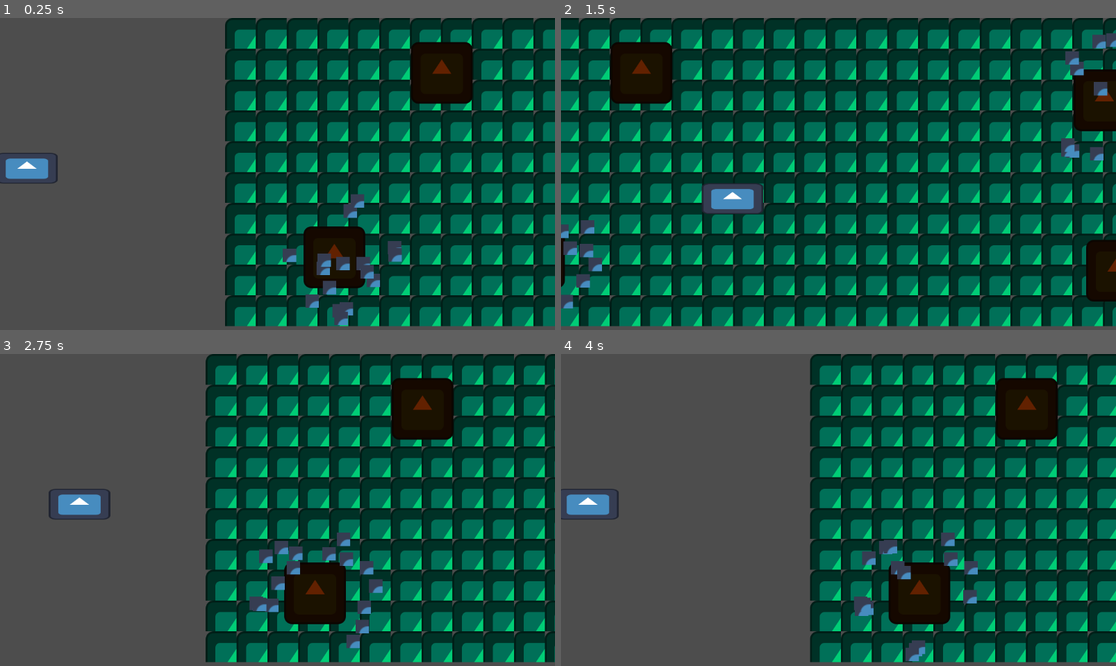
Above: before the commit, frames 1-4 (two rows, left to right).
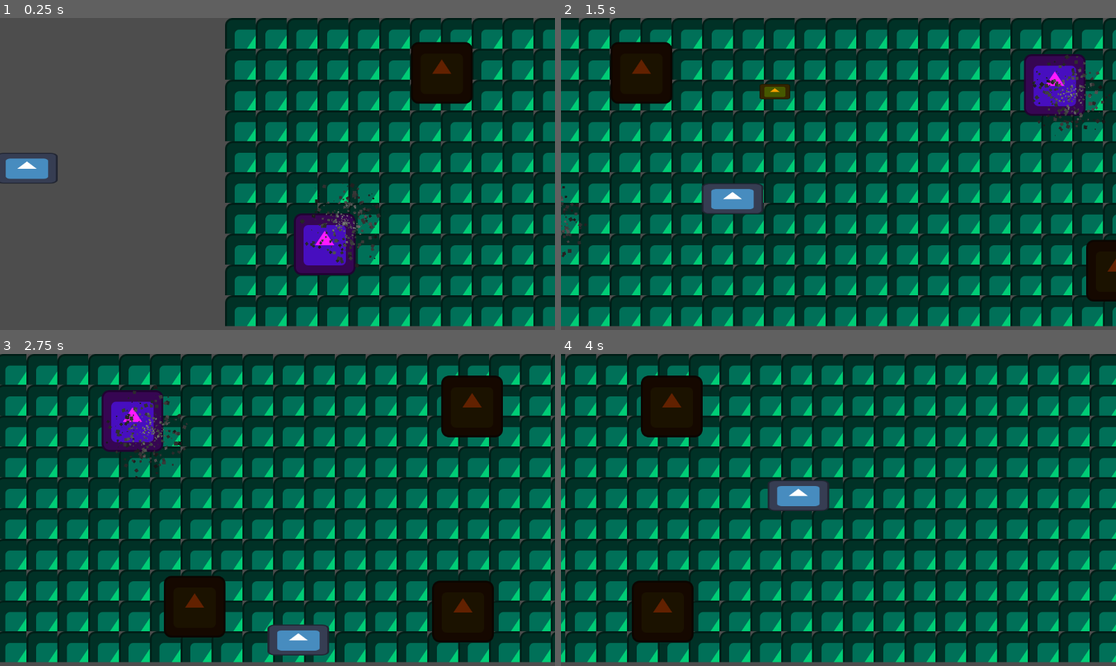
Above: after the commit, the same moments.

Repository: UHSGDC/alfred-the-dipping-bird
Game: Godot game, scene res://scenes/chicago/chicago_minigame.tscn
Two runs of this game, one before a commit and one after it. Both use one fixed random seed, a clock stepped at 60 frames per second and the inputs below. The engine's default icon, where the game draws it, is replaced by a stand-in: a white triangle on a blue panel in a dark square.
Inputs:
- Up to frame 1 (0.25 s): no input
- Up to frame 2 (1.5 s): tap Enter (minigame_tester_reinstance) at 0.5, 1.35 s; hold D (right) 0.53-1.28 s; hold Backspace (minigame_tester_end) 0.53-1.28 s; hold S (down) from 1.28 s (still down)
- Up to frame 3 (2.75 s): release S (down) at 2.03 s; hold D (right) from 2.03 s (still down); hold Backspace (minigame_tester_end) from 2.03 s (still down)
- Up to frame 4 (4 s): release D (right) at 2.78 s; release Backspace (minigame_tester_end) at 2.78 s; hold W (up) 2.78-3.53 s; tap Enter (minigame_tester_reinstance) at 2.85 s; hold A (left) from 3.53 s (still down); hold Backspace (minigame_tester_end) from 3.53 s (still down)

The runs differ from the first frame. In frame 1, 4.0% of the frame differs, in the area x 50-73%, y 53-99%; in frame 2, 5.0%; in frame 3, 64%, in the area x 0-100%, y 0-99%; in frame 4, 56%.

Commit message:
Code review changes
- Reworked factory
- Factory is just a sprite now
- Smoke is its separate scene
- Skyscraper is a staticbody now
- Removed scene reloading from the chicago_minigame
- Player has lives instead of health
- Simplified smoke damage mechanic
- Deleted unnecessary bird.gd script
- bird renamed to pigeon
- Fixed bugs

Diff:
--- a/scenes/chicago/bird.tscn
+++ /dev/null
@@ -1,28 +0,0 @@
-[gd_scene load_steps=5 format=3 uid="uid://b2bxisrhl4j1s"]
-
-[ext_resource type="Texture2D" uid="uid://3ttwa7rolvit" path="res://icon.svg" id="1_01cra"]
-[ext_resource type="Script" path="res://scripts/chicago/bird.gd" id="1_ju043"]
-
-[sub_resource type="PhysicsMaterial" id="PhysicsMaterial_sbmu4"]
-bounce = 0.5
-
-[sub_resource type="RectangleShape2D" id="RectangleShape2D_y7cvp"]
-size = Vector2(64, 32)
-
-[node name="Bird" type="RigidBody2D" groups=["bird"]]
-z_index = 1
-collision_layer = 3
-physics_material_override = SubResource("PhysicsMaterial_sbmu4")
-gravity_scale = 0.0
-script = ExtResource("1_ju043")
-
-[node name="Sprite2D" type="Sprite2D" parent="."]
-modulate = Color(0.984314, 0.631373, 0, 1)
-scale = Vector2(0.5, 0.25)
-texture = ExtResource("1_01cra")
-
-[node name="CollisionShape2D" type="CollisionShape2D" parent="."]
-shape = SubResource("RectangleShape2D_y7cvp")
-
-[node name="VisibleOnScreenEnabler2D" type="VisibleOnScreenEnabler2D" parent="."]
-rect = Rect2(-32, -16, 64, 32)
--- a/scenes/chicago/chicago_minigame.tscn
+++ b/scenes/chicago/chicago_minigame.tscn
@@ -1,24 +1,19 @@
-[gd_scene load_steps=13 format=3 uid="uid://d05kqnx5bfvhh"]
+[gd_scene load_steps=12 format=3 uid="uid://d05kqnx5bfvhh"]
 
 [ext_resource type="Script" path="res://scripts/chicago/chicago_minigame.gd" id="1_aeqwi"]
 [ext_resource type="Script" path="res://scripts/chicago/player.gd" id="2_xgthb"]
 [ext_resource type="Texture2D" uid="uid://3ttwa7rolvit" path="res://icon.svg" id="3_kftn3"]
 [ext_resource type="PackedScene" uid="uid://c56o1esrlxcce" path="res://scenes/chicago/skyscraper.tscn" id="4_0tdps"]
-[ext_resource type="PackedScene" uid="uid://b2bxisrhl4j1s" path="res://scenes/chicago/bird.tscn" id="4_4us4u"]
-[ext_resource type="PackedScene" uid="uid://b0onck61deuc0" path="res://scenes/chicago/factory.tscn" id="6_ap0b2"]
+[ext_resource type="PackedScene" uid="uid://b2bxisrhl4j1s" path="res://scenes/chicago/pigeon.tscn" id="4_lfy16"]
+[ext_resource type="PackedScene" uid="uid://b0onck61deuc0" path="res://scenes/chicago/smoke.tscn" id="6_rynt6"]
 [ext_resource type="PackedScene" uid="uid://5nh6tcoevhkg" path="res://scenes/chicago/win_zone.tscn" id="7_m8urx"]
 
 [sub_resource type="RectangleShape2D" id="RectangleShape2D_p78j3"]
-size = Vector2(128, 64)
+size = Vector2(116, 52)
 
-[sub_resource type="AtlasTexture" id="AtlasTexture_6pkoi"]
-atlas = ExtResource("3_kftn3")
-region = Rect2(16, 16, 16, 16)
-margin = Rect2(12, 12, 12, 12)
-
-[sub_resource type="AtlasTexture" id="AtlasTexture_arai4"]
-atlas = ExtResource("3_kftn3")
-region = Rect2(50, 40, 16, 16)
+[sub_resource type="Curve" id="Curve_h8g33"]
+_data = [Vector2(0, 1), 0.0, 0.0, 0, 0, Vector2(1, 0.571429), 0.0, 0.0, 0, 0]
+point_count = 2
 
 [sub_resource type="TileSetAtlasSource" id="TileSetAtlasSource_bmu1u"]
 texture = ExtResource("3_kftn3")
@@ -33,16 +28,15 @@
 tile_size = Vector2i(64, 64)
 sources/0 = SubResource("TileSetAtlasSource_bmu1u")
 
-[node name="ChicagoMinigame" type="Node2D" node_paths=PackedStringArray("player")]
+[node name="ChicagoMinigame" type="Node2D"]
 script = ExtResource("1_aeqwi")
-player = NodePath("Player")
 debug_mode = true
 
-[node name="Player" type="Area2D" parent="." node_paths=PackedStringArray("main_node", "top_left_bound", "bot_right_bound", "camera")]
+[node name="Player" type="Area2D" parent="." node_paths=PackedStringArray("minigame_node", "top_left_bound", "bot_right_bound", "camera")]
 position = Vector2(-547, 312)
 collision_layer = 0
 script = ExtResource("2_xgthb")
-main_node = NodePath("..")
+minigame_node = NodePath("..")
 top_left_bound = NodePath("../PlayerCamera/LeftPlayerBound")
 bot_right_bound = NodePath("../PlayerCamera/RightPlayerBound")
 camera = NodePath("../PlayerCamera")
@@ -54,43 +48,21 @@
 [node name="CollisionShape2D" type="CollisionShape2D" parent="Player"]
 shape = SubResource("RectangleShape2D_p78j3")
 
-[node name="Smoke Particles Emitter" type="CPUParticles2D" parent="Player"]
+[node name="PigeonParticles" type="CPUParticles2D" parent="Player"]
 emitting = false
-amount = 4
-lifetime = 2.5
-preprocess = 5.0
-speed_scale = 10.0
-fixed_fps = 10
+amount = 16
+lifetime = 0.25
+one_shot = true
+explosiveness = 1.0
 local_coords = true
-texture = SubResource("AtlasTexture_6pkoi")
 emission_shape = 3
 emission_rect_extents = Vector2(128, 64)
 direction = Vector2(0, 0)
 spread = 180.0
 gravity = Vector2(0, 0)
-
-[node name="Enemy Bird Particles Emitter" type="CPUParticles2D" parent="Player"]
-emitting = false
-amount = 4
-lifetime = 2.0
-one_shot = true
-preprocess = 2.0
-speed_scale = 10.0
-fixed_fps = 10
-local_coords = true
-texture = SubResource("AtlasTexture_arai4")
-emission_shape = 3
-emission_rect_extents = Vector2(128, 64)
-direction = Vector2(0, 0)
-spread = 180.0
-gravity = Vector2(0, 0)
-
-[node name="Smoke Timer" type="Timer" parent="Player"]
-wait_time = 0.5
-autostart = true
-
-[node name="Smoke Particles Timer" type="Timer" parent="Player"]
-wait_time = 3.0
+scale_amount_max = 10.0
+scale_amount_curve = SubResource("Curve_h8g33")
+color = Color(0.380392, 0.639216, 1, 1)
 
 [node name="DebugBackground" type="TileMap" parent="."]
 z_index = -5
@@ -98,18 +70,19 @@
 format = 2
 layer_0/tile_data = PackedInt32Array(4, 0, 0, 65540, 0, 0, 131076, 0, 0, 196612, 0, 0, 262148, 0, 0, 327684, 0, 0, 3932 …(14773 unchanged characters)…
 
-[node name="Birds" type="Node2D" parent="."]
+[node name="Pigeons" type="Node2D" parent="."]
 
-[node name="Bird1" parent="Birds" instance=ExtResource("4_4us4u")]
-position = Vector2(1133, 268)
+[node name="Pigeon1" parent="Pigeons" instance=ExtResource("4_lfy16")]
+position = Vector2(1241, 153)
+linear_velocity = Vector2(-500, 0)
 
-[node name="Bird2" parent="Birds" instance=ExtResource("4_4us4u")]
+[node name="Pigeon2" parent="Pigeons" instance=ExtResource("4_lfy16")]
 position = Vector2(3630, 106)
 
-[node name="Bird3" parent="Birds" instance=ExtResource("4_4us4u")]
+[node name="Pigeon3" parent="Pigeons" instance=ExtResource("4_lfy16")]
 position = Vector2(3652, 209)
 
-[node name="Bird4" parent="Birds" instance=ExtResource("4_4us4u")]
+[node name="Pigeon4" parent="Pigeons" instance=ExtResource("4_lfy16")]
 position = Vector2(3662, 328)
 
 [node name="Skyscrapers" type="Node2D" parent="."]
@@ -134,20 +107,23 @@
 
 [node name="Factories" type="Node2D" parent="."]
 
-[node name="Factory1" parent="Factories" instance=ExtResource("6_ap0b2")]
-position = Vector2(419, 497)
+[node name="Smoke" parent="Factories" instance=ExtResource("6_rynt6")]
+position = Vector2(439, 424)
 
-[node name="Factory2" parent="Factories" instance=ExtResource("6_ap0b2")]
-position = Vector2(1603, 171)
+[node name="Factory" type="Sprite2D" parent="Factories/Smoke"]
+modulate = Color(1, 0.0980392, 1, 1)
+show_behind_parent = true
+position = Vector2(-40, 46)
+texture = ExtResource("3_kftn3")
 
-[node name="Factory5" parent="Factories" instance=ExtResource("6_ap0b2")]
-position = Vector2(2884, 335)
+[node name="Smoke2" parent="Factories" instance=ExtResource("6_rynt6")]
+position = Vector2(1533, 159)
 
-[node name="Factory3" parent="Factories" instance=ExtResource("6_ap0b2")]
-position = Vector2(4101, 489)
-
-[node name="Factory4" parent="Factories" instance=ExtResource("6_ap0b2")]
-position = Vector2(4292, 159)
+[node name="Factory" type="Sprite2D" parent="Factories/Smoke2"]
+modulate = Color(1, 0.0980392, 1, 1)
+show_behind_parent = true
+position = Vector2(-33, -20)
+texture = ExtResource("3_kftn3")
 
 [node name="PlayerCamera" type="Camera2D" parent="."]
 position = Vector2(151, 324)
@@ -161,14 +137,8 @@
 [node name="Win Zone" parent="." instance=ExtResource("7_m8urx")]
 position = Vector2(4952, 337)
 
-[connection signal="minigame_ended" from="." to="." method="_on_minigame_ended"]
-[connection signal="area_entered" from="Player" to="Player" method="_on_area_entered_win_zone"]
-[connection signal="body_entered" from="Player" to="Player" method="_on_body_entered_skyscraper"]
-[connection signal="body_entered" from="Player" to="Player" method="_on_body_entered_bird"]
-[connection signal="body_entered" from="Player" to="Player" method="_on_body_entered_smoke"]
-[connection signal="body_entered" from="Player" to="Player" method="_on_body_entered_win_zone"]
-[connection signal="body_exited" from="Player" to="Player" method="_on_body_exited_smoke"]
+[connection signal="area_entered" from="Player" to="Player" method="_on_area_entered"]
+[connection signal="body_entered" from="Player" to="Player" method="_on_body_entered"]
+[connection signal="body_exited" from="Player" to="Player" method="_on_body_exited"]
 [connection signal="player_lost" from="Player" to="." method="_on_player_lost"]
 [connection signal="player_won" from="Player" to="." method="_on_player_won"]
-[connection signal="timeout" from="Player/Smoke Timer" to="Player" method="_on_smoke_timer_timeout"]
-[connection signal="timeout" from="Player/Smoke Particles Timer" to="Player" method="_on_particles_timer_timeout"]
--- a/scenes/chicago/factory.tscn
+++ /dev/null
@@ -1,41 +0,0 @@
-[gd_scene load_steps=5 format=3 uid="uid://b0onck61deuc0"]
-
-[ext_resource type="Texture2D" uid="uid://3ttwa7rolvit" path="res://icon.svg" id="1_sn8kd"]
-
-[sub_resource type="PhysicsMaterial" id="PhysicsMaterial_sbmu4"]
-bounce = 0.5
-
-[sub_resource type="CircleShape2D" id="CircleShape2D_4j3ms"]
-radius = 128.0
-
-[sub_resource type="AtlasTexture" id="AtlasTexture_6trmb"]
-atlas = ExtResource("1_sn8kd")
-region = Rect2(16, 16, 16, 16)
-margin = Rect2(12, 12, 12, 12)
-
-[node name="Factory" type="RigidBody2D" groups=["factory"]]
-z_index = -1
-collision_layer = 3
-physics_material_override = SubResource("PhysicsMaterial_sbmu4")
-gravity_scale = 0.0
-
-[node name="Sprite2D" type="Sprite2D" parent="."]
-modulate = Color(0.384314, 0.129412, 0, 1)
-texture = ExtResource("1_sn8kd")
-
-[node name="CollisionShape2D" type="CollisionShape2D" parent="."]
-shape = SubResource("CircleShape2D_4j3ms")
-
-[node name="CPUParticles2D" type="CPUParticles2D" parent="."]
-amount = 16
-lifetime = 5.0
-preprocess = 5.0
-speed_scale = 10.0
-fixed_fps = 10
-local_coords = true
-texture = SubResource("AtlasTexture_6trmb")
-emission_shape = 2
-emission_sphere_radius = 128.0
-direction = Vector2(0, 0)
-spread = 180.0
-gravity = Vector2(0, 0)
--- /dev/null
+++ b/scenes/chicago/pigeon.tscn
@@ -0,0 +1,22 @@
+[gd_scene load_steps=3 format=3 uid="uid://b2bxisrhl4j1s"]
+
+[ext_resource type="Texture2D" uid="uid://3ttwa7rolvit" path="res://icon.svg" id="1_a10fc"]
+
+[sub_resource type="RectangleShape2D" id="RectangleShape2D_y7cvp"]
+size = Vector2(64, 32)
+
+[node name="Pigeon" type="RigidBody2D" groups=["bird"]]
+z_index = 1
+collision_mask = 0
+gravity_scale = 0.0
+
+[node name="Sprite2D" type="Sprite2D" parent="."]
+modulate = Color(0.984314, 0.631373, 0, 1)
+scale = Vector2(0.5, 0.25)
+texture = ExtResource("1_a10fc")
+
+[node name="CollisionShape2D" type="CollisionShape2D" parent="."]
+shape = SubResource("RectangleShape2D_y7cvp")
+
+[node name="VisibleOnScreenEnabler2D" type="VisibleOnScreenEnabler2D" parent="."]
+rect = Rect2(-32, -16, 64, 32)
--- a/scenes/chicago/skyscraper.tscn
+++ b/scenes/chicago/skyscraper.tscn
@@ -1,17 +1,12 @@
-[gd_scene load_steps=4 format=3 uid="uid://c56o1esrlxcce"]
+[gd_scene load_steps=3 format=3 uid="uid://c56o1esrlxcce"]
 
 [ext_resource type="Texture2D" uid="uid://3ttwa7rolvit" path="res://icon.svg" id="2_tc2o7"]
-
-[sub_resource type="PhysicsMaterial" id="PhysicsMaterial_sbmu4"]
-bounce = 0.5
 
 [sub_resource type="RectangleShape2D" id="RectangleShape2D_y7cvp"]
 size = Vector2(128, 128)
 
-[node name="Skyscraper" type="RigidBody2D" groups=["skyscraper"]]
-collision_layer = 3
-physics_material_override = SubResource("PhysicsMaterial_sbmu4")
-gravity_scale = 0.0
+[node name="Skyscraper" type="StaticBody2D" groups=["skyscraper"]]
+collision_mask = 0
 
 [node name="Sprite2D" type="Sprite2D" parent="."]
 modulate = Color(0.384314, 0.129412, 0, 1)
--- /dev/null
+++ b/scenes/chicago/smoke.tscn
@@ -0,0 +1,38 @@
+[gd_scene load_steps=5 format=3 uid="uid://b0onck61deuc0"]
+
+[sub_resource type="CircleShape2D" id="CircleShape2D_4j3ms"]
+radius = 87.4643
+
+[sub_resource type="Curve" id="Curve_tklpw"]
+_data = [Vector2(0, 0.395604), 0.0, 0.0, 0, 0, Vector2(0.798942, 1), 0.0, 0.0, 0, 0]
+point_count = 2
+
+[sub_resource type="Gradient" id="Gradient_ipgif"]
+colors = PackedColorArray(0.577008, 0.577008, 0.577008, 1, 0.165656, 0.165656, 0.165656, 1)
+
+[sub_resource type="Gradient" id="Gradient_ieub1"]
+colors = PackedColorArray(0.470076, 0.470076, 0.470076, 1, 1, 1, 1, 1)
+
+[node name="Smoke" type="StaticBody2D" groups=["smoke"]]
+collision_mask = 0
+
+[node name="CollisionShape2D" type="CollisionShape2D" parent="."]
+shape = SubResource("CircleShape2D_4j3ms")
+
+[node name="CPUParticles2D" type="CPUParticles2D" parent="."]
+amount = 300
+lifetime = 5.0
+preprocess = 5.0
+local_coords = true
+emission_shape = 1
+emission_sphere_radius = 8.62
+spread = 180.0
+gravity = Vector2(0, 0)
+initial_velocity_min = 10.0
+initial_velocity_max = 20.0
+angular_velocity_min = -10.0
+angular_velocity_max = 10.0
+scale_amount_max = 8.0
+scale_amount_curve = SubResource("Curve_tklpw")
+color_ramp = SubResource("Gradient_ipgif")
+color_initial_ramp = SubResource("Gradient_ieub1")
--- a/scripts/chicago/bird.gd
+++ /dev/null
@@ -1,6 +0,0 @@
-extends RigidBody2D
-
-@export var speed: float = 500
-
-func _physics_process(delta):
-	global_position += Vector2(-speed, 0).rotated(rotation) * delta
--- a/scripts/chicago/chicago_minigame.gd
+++ b/scripts/chicago/chicago_minigame.gd
@@ -1,20 +1,7 @@
 extends BaseMinigame
-
-@export var player: Area2D
-
-@onready var this_node = get_node(".")
 
 func _on_player_lost() -> void:
 	end_minigame(false, 0)
 
-func _on_player_won() -> void:
-	end_minigame(true, player.health)
-
-func _on_minigame_ended(win, currency_reward):
-	if this_node.debug_mode == true:
-		if win == true:
-			print(player.name + " won")
-		if win == false:
-			print(player.name + " lost")
-		print("The reward is " + str(currency_reward))
-	get_tree().reload_current_scene()
+func _on_player_won(lives: int) -> void:
+	end_minigame(true, lives)
--- a/scripts/chicago/player.gd
+++ b/scripts/chicago/player.gd
@@ -1,35 +1,31 @@
 extends Area2D
 
 signal player_lost
-signal player_won
+signal player_won(lives: int)
 
 const MAX_SPEED: Vector2 = Vector2(400, 400)
 const ACCELERATION: Vector2 = MAX_SPEED * 10
 const AUTOSCROLL_SPEED: float = 600
 
-@export var main_node: BaseMinigame
+@export var minigame_node: BaseMinigame
 @export var top_left_bound: Marker2D
 @export var bot_right_bound: Marker2D
 @export var camera: Camera2D
+@export var lives: int = 3 :
+	set(value):
+		lives = value
+		if debug_mode:
+			print(name + " has a health of " + str(lives))
+		if lives <= 0:
+			if debug_mode:
+				print("Player has 0 or less health")
+			player_lost.emit()
 
 var movement_paused: bool = false
 var velocity: Vector2 = Vector2(AUTOSCROLL_SPEED, 0)
-var health: int = 100
 
-@onready var debug_mode: bool = main_node.debug_mode
-@onready var smoke_timer: Timer = get_node("Smoke Timer")
-@onready var smoke_particles_timer: Timer = get_node("Smoke Particles Timer")
-@onready var smoke_particles_emitter: CPUParticles2D = get_node("Smoke Particles Emitter")
-@onready var enemy_bird_particles_emitter: CPUParticles2D = get_node("Enemy Bird Particles Emitter")
-
-func _ready():
-	smoke_timer.set_paused(true)
-
-func _process(_delta) -> void:
-	if health <= 0:
-		if debug_mode:
-			print("Player has 0 or less health")
-		player_lost.emit()
+@onready var debug_mode: bool = minigame_node.debug_mode
+@onready var pigeon_particles: CPUParticles2D = $PigeonParticles
 
 func _physics_process(delta: float) -> void:
 	if !movement_paused:
@@ -73,63 +69,37 @@
 	position.x = clampf(position.x, top_left_bound.global_position.x, bot_right_bound.global_position.x)
 	position.y = clampf(position.y, top_left_bound.global_position.y, bot_right_bound.global_position.y)
 
+func _on_body_entered(body: Node2D) -> void:
+	if body.is_in_group("skyscraper"):
+		on_body_entered_skyscraper(body)
+	elif body.is_in_group("bird"):
+		on_body_entered_bird(body)
+	elif body.is_in_group("smoke"):
+		on_body_entered_smoke(body)
+
 # Collision of skyscraper
-func _on_body_entered_skyscraper(body: Node2D) -> void:
-	if !body.is_in_group("skyscraper"):
-		return
+func on_body_entered_skyscraper(_body: Node2D) -> void:
 	if debug_mode:
 		print(name + " hit a skyscraper")
 	player_lost.emit()
 
 # Collision of bird
-func _on_body_entered_bird(body: Node2D) -> void:
-	if !body.is_in_group("bird"):
-		return
-	health -= 25
+func on_body_entered_bird(body: Node2D) -> void:
+	lives -= 1
 	if debug_mode:
 		print(name + " hit a bird")
-		print(name + " has a health of " + str(health))
 	body.queue_free()
-	enemy_bird_particles_emitter.emitting = true
+	pigeon_particles.emitting = true
 
-# Collision of factory
-func _on_body_entered_smoke(body: Node2D) -> void:
-	if !body.is_in_group("factory"):
-		return
+# Collision of smoke
+func on_body_entered_smoke(_body: Node2D) -> void:
+	lives -= 1
 	if debug_mode:
-		print(name + " is in the smoke zone of a factory")
-	smoke_timer.set_paused(false)
-	smoke_particles_emitter.emitting = true
-	smoke_particles_timer.stop()
+		print(name + " hit smoke")
 
-func _on_body_exited_smoke(body: Node2D) -> void:
-	if !body.is_in_group("factory"):
-		return
-	if debug_mode:
-		print(name + " is outside the smoke zone of a factory")
-	smoke_timer.set_paused(true)
-	smoke_particles_timer.start()
 
-func _on_smoke_timer_timeout():
-	# Everytime the wait time is completed, it will decrease the health by the set number
-	# Just do `wait_time*health_decrease` to get the seconds that the player can last in the smoke
-	# Also, health_decrease representes the number set below
-	health -= 10
-	if debug_mode:
-		print(name + " has a health of " + str(health))
-
-func _on_particles_timer_timeout():
-	smoke_particles_emitter.emitting = false
-	if debug_mode:
-		print("Particle timer has timed out")
-
-# Collision of win zone
-func _on_body_entered_win_zone(body:Node2D) -> void:
-	if !body.is_in_group("win_zone"):
-		return
-	player_won.emit()
-
-func _on_area_entered_win_zone(area: Area2D) -> void:
+# Player win
+func _on_area_entered(area: Area2D) -> void:
 	if !area.is_in_group("win_zone"):
 		return
-	player_won.emit()
+	player_won.emit(lives)
